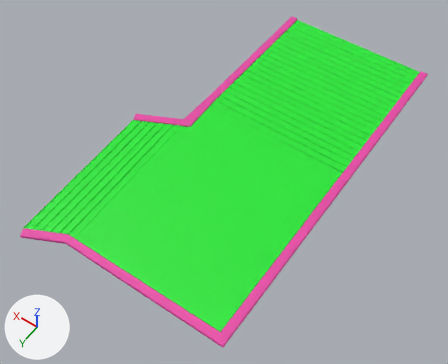
Renders of the FBX model Psych/Assets/Art/LevelExports/Level 1 Version 2/L1V2_Corner_Floor/Corner_Floor_2.fbx from each side of a commit.
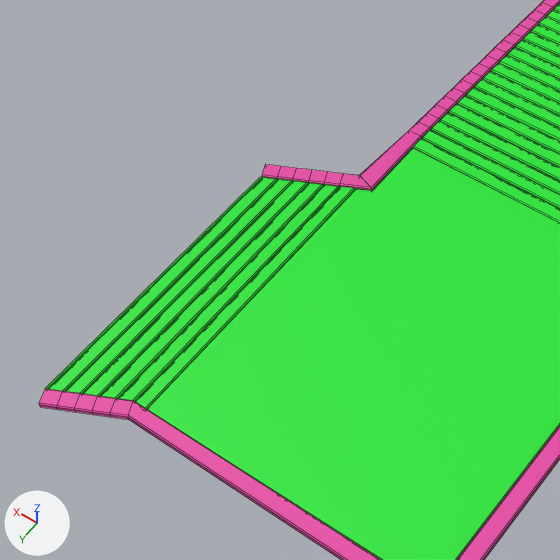
Old and new are each drawn whole from a 50 mm camera at (-25.15, 75.26, 26.63) aimed at (-12.33, 57.31, -1.58) and again close up on the part from 0% to 64% of the width and 8% to 87% of the height. Arrows for +X, +Y and +Z are at lower left; the lights stay in place. The close-ups show mesh edges as thin lines. Vertices at the same position are counted once.

In view in the first close-up: 'Floor.Corner.001'.
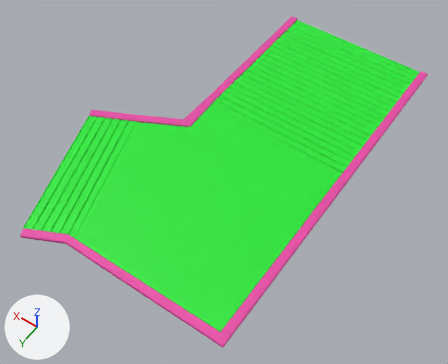
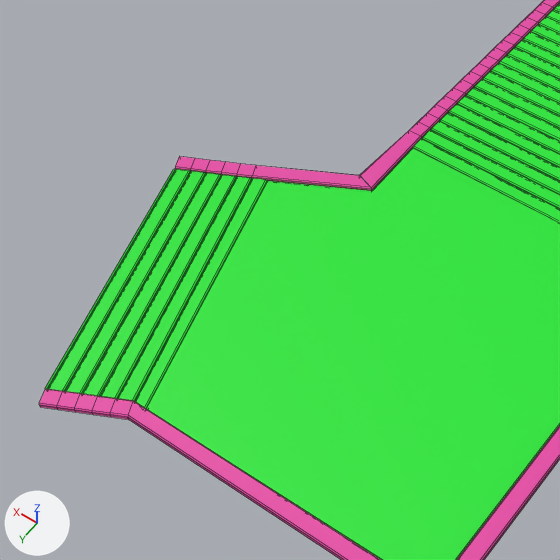
What differs and where, as boxes (x1, y1, x2, y2) in the close-ups (560 x 560 px; the box of a moved part takes in the faces that stretch with it):
```json
{"part": 1, "of": "me_plane_011", "change": "moved or reshaped", "before": [45, 164, 366, 411], "after": [45, 156, 366, 411]}
```

Scene script edits in JSON lines:
```json
{"block": "me_plane_011", "where": "me_plane_011.from_pydata(...)  # 682 vertices, 578 faces; spans x -6.5..6.2, y -8.1..15.1, z -0.1..0.1"}
{"block": "me_plane_011", "where": "# used by ob_floor_corner_001; location = (-12.05, 52.14, 0.08)"}
{"block": "me_plane_011", "change": "me_plane_011 part 1: all 77 vertices in x 3.3..6.2, y 4.0..5.6, z -0.1..0.1 are moved by (2.3, 1.3, 0.0)"}
```
